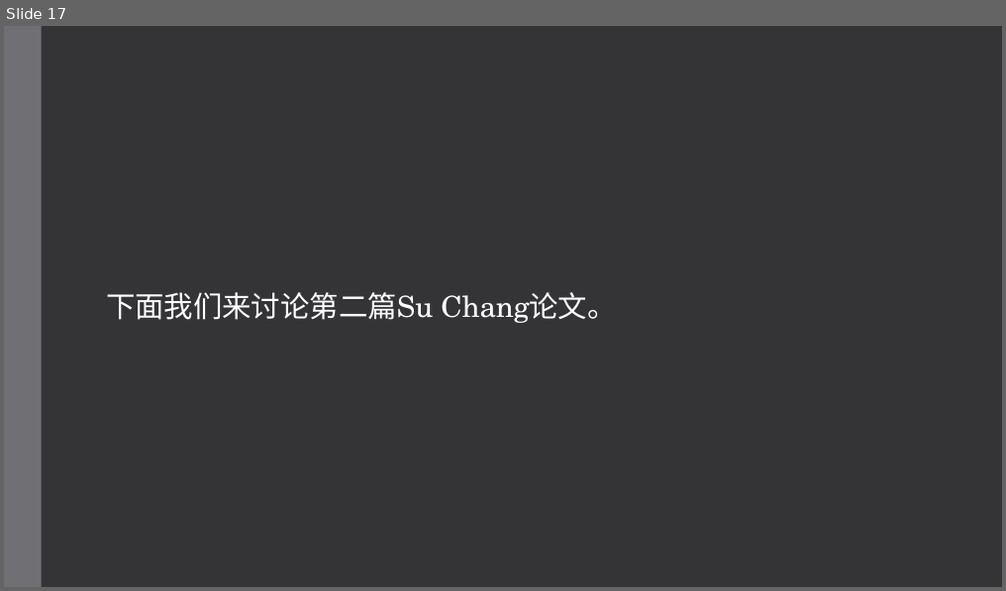
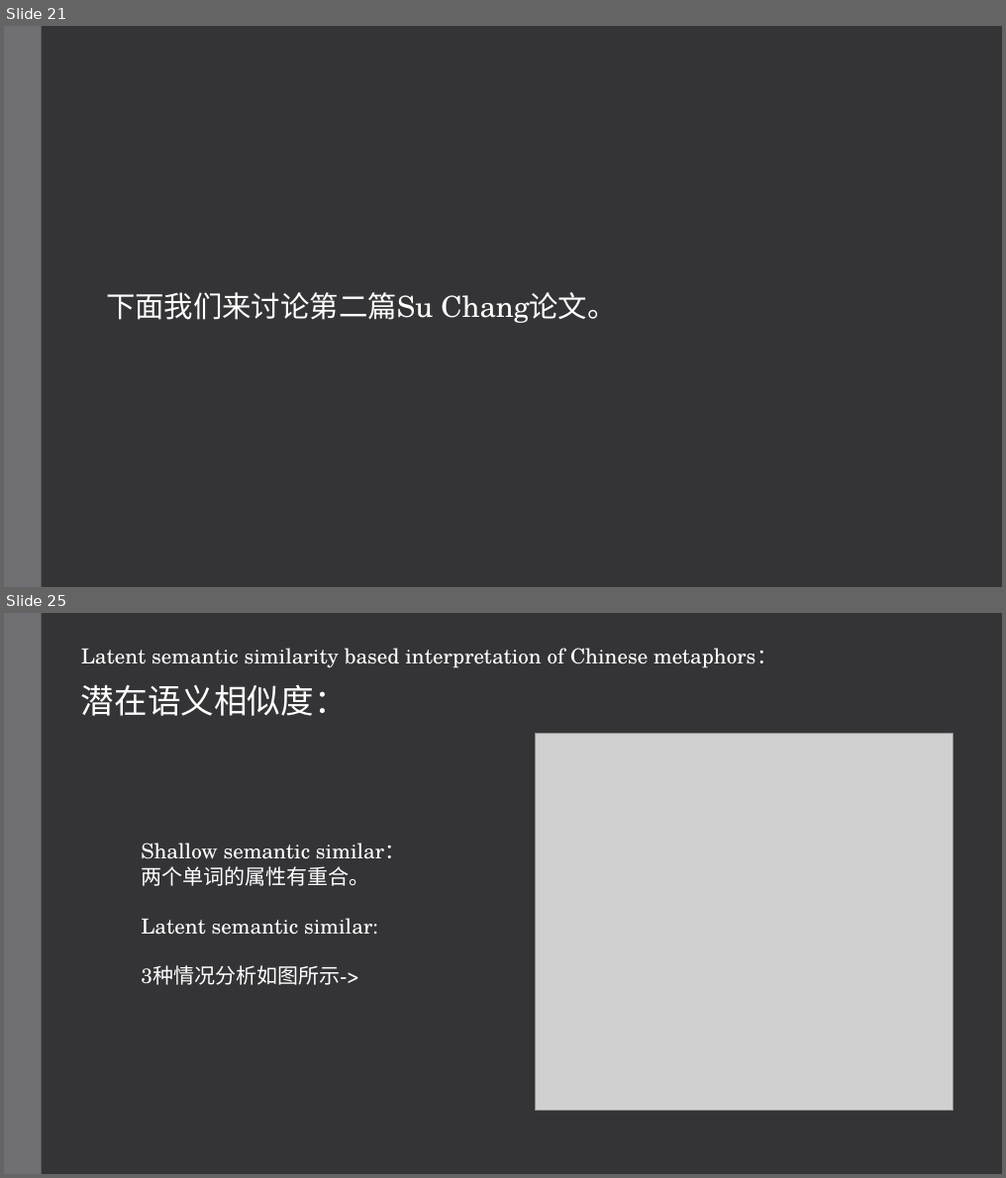
Before and after one commit to hixiaotian/metaphor_detection, a slide deck: 教学/20200809 metaphor interpretation.pptx. Shown one above the other, each under a label of ours: slide 17 before the commit, slides 21 and 25 after it; the slides between them are not shown. The pictures are 1006x591 and 1006x1178 pixels, drawn with LibreOffice and Linux fonts; fonts in the diff are those of the drawing; grey boxes stand for pictures. Boxes give left, top, right and bottom in pixels: in the first picture for what was removed or moved away, otherwise in the second. Text is boxed around its words. In the diff, an @@ line names an element or a change of style, - is before the commit and + after.

```diff
--- a/教学/20200809 metaphor interpretation.pptx
+++ b/教学/20200809 metaphor interpretation.pptx
@@ slide 25 added at (4,613,1002,1174), background #353537; not listed: 1 template element that a slide beside it also shows @@
@@ text added at (81,648,777,668), 20 pt, text #FFFFFF @@
+Latent semantic similarity based interpretation of Chinese metaphors：
@@ text added at (81,684,348,716), 32 pt, text #FFFFFF @@
+潜在语义相似度：
@@ picture added at (536,734,953,1111) @@
@@ text added at (141,843,406,985), 20 pt, text #FFFFFF @@
+Shallow semantic similar：
+两个单词的属性有重合。
+Latent semantic similar:
+3种情况分析如图所示->
@@ what was slide 17 is now slide 21 @@
```
Also in this commit, not shown: 6 slides changed, 9 other slides added, 3 slides removed.
